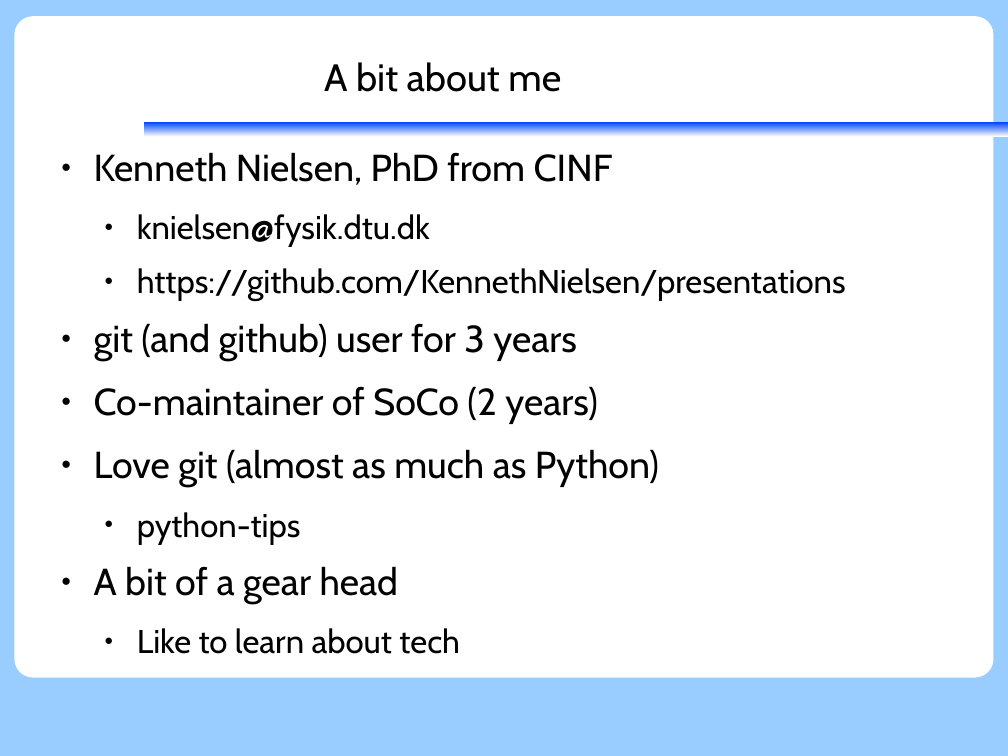
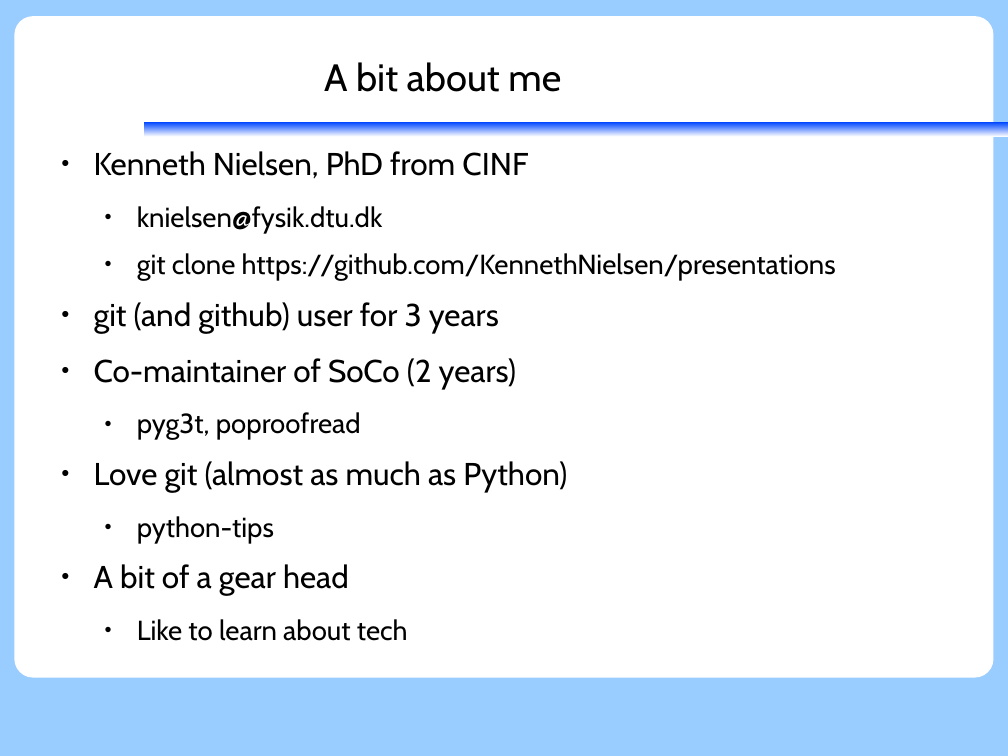
Before and after one commit to KennethNielsen/presentations, a slide deck: slide 4 of git/git.odp. Drawn at 1008x756 pixels with LibreOffice and Linux fonts; fonts in the diff are those of the drawing; background and template pictures are left out. Boxes give left, top, right and bottom in pixels: in the first picture for what was removed or moved away, otherwise in the second. Text is boxed around its words. In the diff, an @@ line names an element or a change of style, - is before the commit and + after.

```diff
--- a/git/git.odp
+++ b/git/git.odp
@@ text at (94, 151, 836, 641): paragraph added @@
+  ● pyg3t, poproofread
@@ text at (94, 151, 567, 641): size 29.6 to 24.8 pt in "Kenneth Nielsen, PhD from CINF", "git (and github) user for 3 years", "Co-maintainer of SoCo (2 years)", "Love git (almost as much as Python)" and 1 more places; size 25.9 to 21.7 pt in "knielsen@fysik.dtu.dk", "python-tips", "Like to learn about tech" @@
@@ text at (137, 253, 836, 281): text changed; size 25.9 to 21.7 pt @@
-  ● https://github.com/KennethNielsen/presentations
+  ● git clone https://github.com/KennethNielsen/presentations
```
Also in this commit, not shown: 19 other slides changed, 18 slides added, 7 slides removed.
